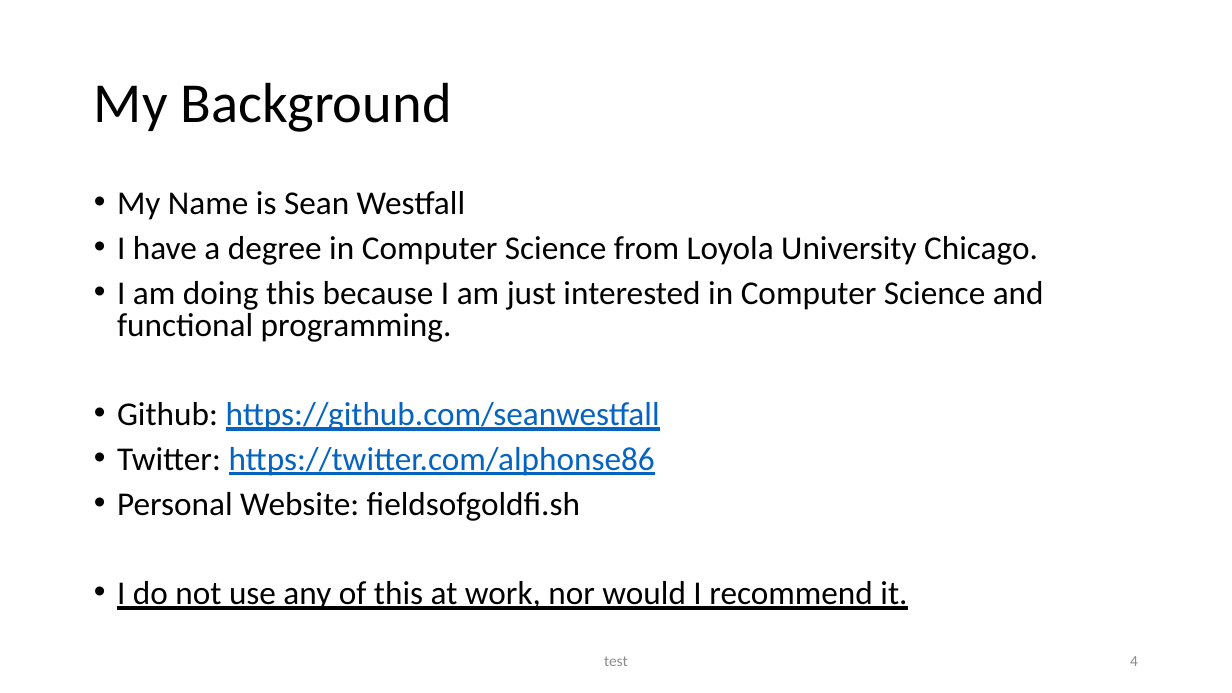
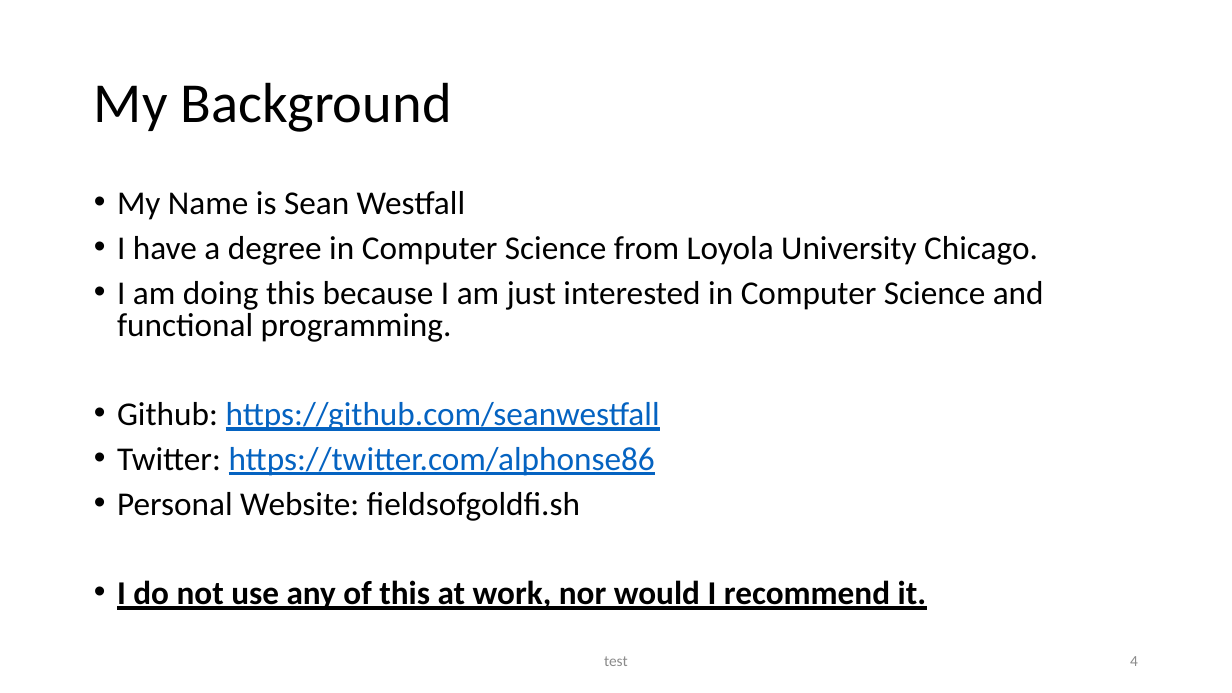
Before and after one commit to seanwestfall/algorithm_w_presentation, a slide deck: slide 3 of Presentation1.pptx. Drawn at 1232x693 pixels with LibreOffice and Linux fonts; fonts in the diff are those of the drawing. Boxes give left, top, right and bottom in pixels: in the first picture for what was removed or moved away, otherwise in the second. Text is boxed around its words. In the diff, an @@ line names an element or a change of style, - is before the commit and + after.

```diff
--- a/Presentation1.pptx
+++ b/Presentation1.pptx
@@ text at (117,580,927,610): bold on in "I do not use any of this ..." @@
```
Also in this commit, not shown: 4 other slides changed, 2 slides added, 3 other files.
